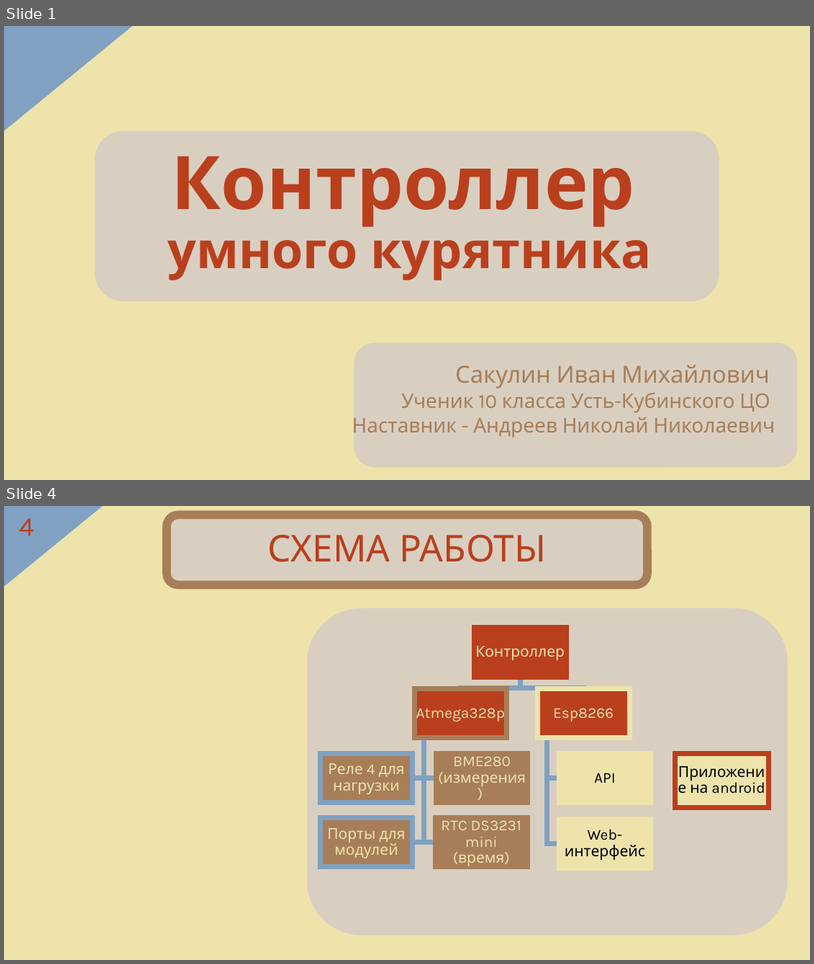
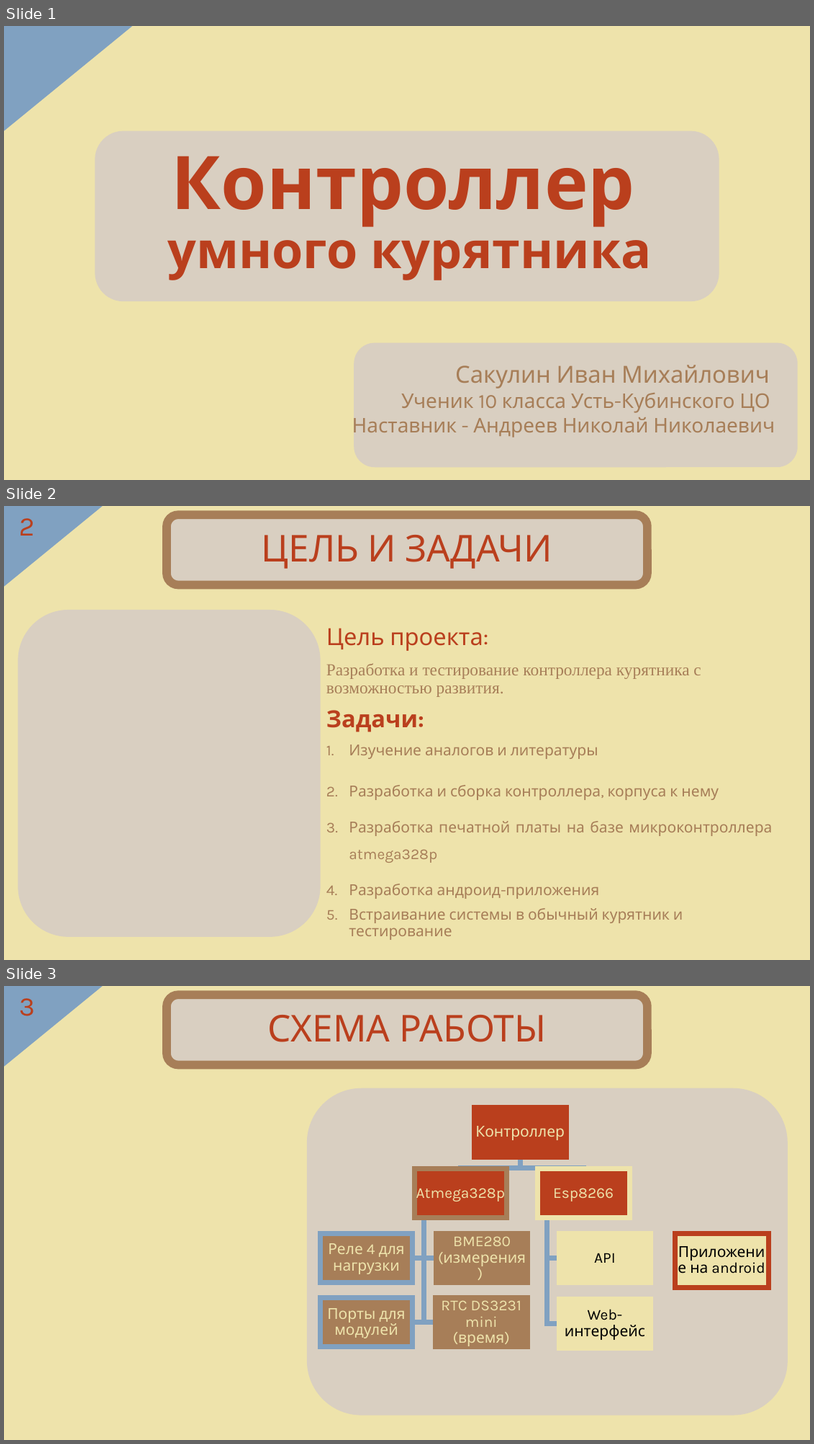
Before and after one commit to OneTwoZzzPlus/chicken, a slide deck: Documents/SChickenPresent-SakulinIM.pptx. Shown one above the other, each under a label of ours: slides 1 and 4 before the commit, slides 1, 2 and 3 after it; the slides between them are not shown. The pictures are 814x964 and 814x1444 pixels, drawn with LibreOffice and Linux fonts; fonts in the diff are those of the drawing. Boxes give left, top, right and bottom in pixels: in the first picture for what was removed or moved away, otherwise in the second. Text is boxed around its words. In the diff, an @@ line names an element or a change of style, - is before the commit and + after.

Commit message:
0602

```diff
--- a/Documents/SChickenPresent-SakulinIM.pptx
+++ b/Documents/SChickenPresent-SakulinIM.pptx
@@ slide 2 added at (4,506,810,960), background #EEE3AB; not listed: 3 template elements that a slide beside it also shows @@
@@ title added at (262,535,553,569), 44 pt, text #BA3F1D @@
+ЦЕЛЬ И ЗАДАЧИ
@@ rounded rectangle added at (18,610,320,936), fill #D9CFC1 @@
@@ text added at (327,628,772,923), 18 pt, text #A77E58 @@
+Цель проекта:
+Разработка и тестирование контроллера курятника с возможностью развития.
+Задачи:
+1. Изучение аналогов и литературы
+2. Разработка и сборка контроллера, корпуса к нему
+3. Разработка печатной платы на базе микроконтроллера atmega328p
+4. Разработка андроид-приложения
+5. Встраивание системы в обычный курятник и тестирование
@@ what was slide 4 is now slide 3 @@
@@ page number at (19,998,35,1016): text changed @@
-4
+3
```
Also in this commit, not shown: 2 slides removed.
